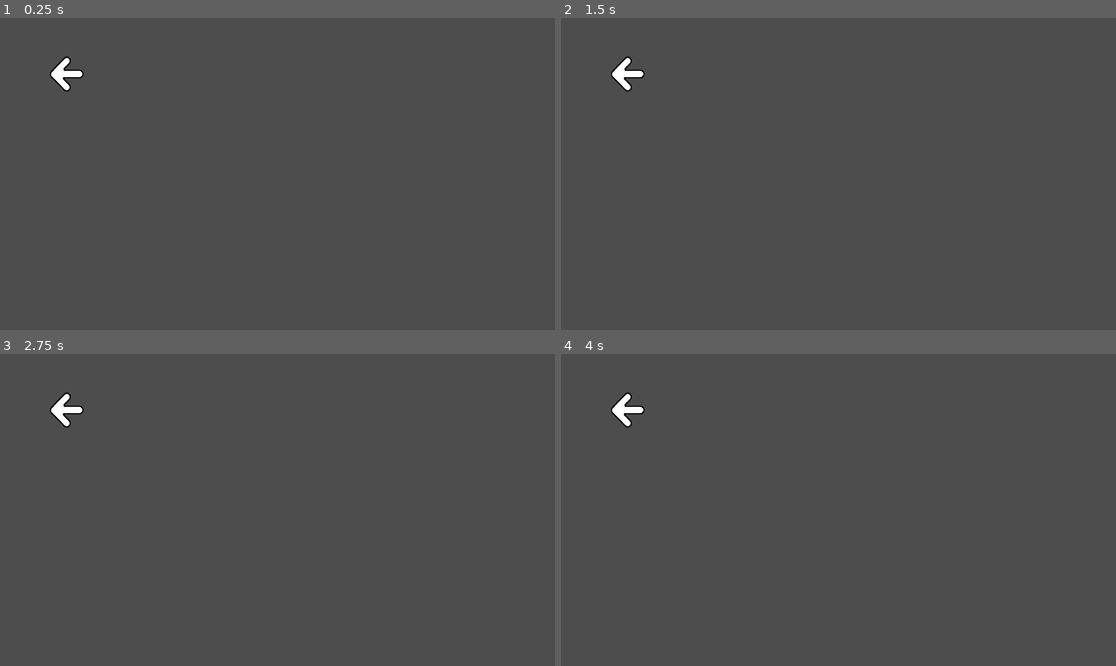
Above: before the commit, frames 1-4 (two rows, left to right).
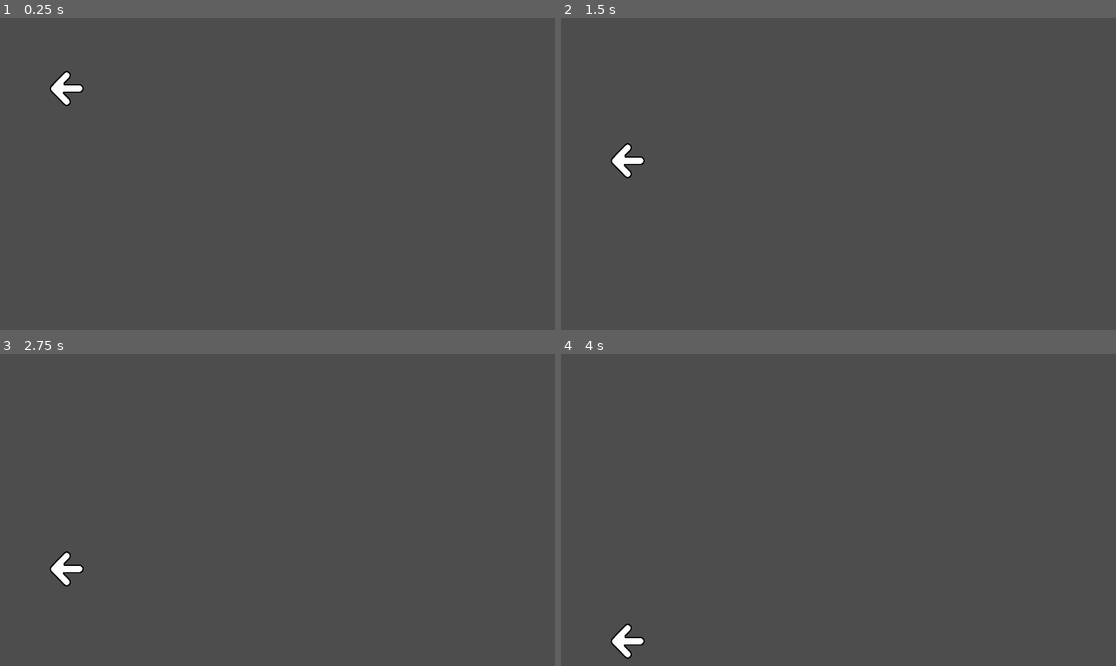
Above: after the commit, the same moments.

Repository: FrankyTheCatt/ArkadiaRhythm
Game: Godot game, scene res://area_2d.tscn
The game is run twice, just before and just after one commit, with the same random seed, the same clock (stepped at 60 frames per second) and the same inputs.
Inputs:
- Up to frame 1 (0.25 s): no input
- Up to frame 2 (1.5 s): hold Right 0.53-1.28 s; hold Down from 1.28 s (still down)
- Up to frame 3 (2.75 s): release Down at 2.03 s; hold Right from 2.03 s (still down)
- Up to frame 4 (4 s): release Right at 2.78 s; hold Up 2.78-3.53 s; hold Left from 3.53 s (still down)

The runs differ from the first frame. In frame 1, 0.5% of the frame differs, in the area x 9-16%, y 12-29%; in frame 2, 0.6%, in the area x 9-16%, y 12-52%; in frame 3, 0.6%; in frame 4, 0.6%.
Error before the commit: Parse Error: Expected opening "(" after function name. (res://carriles.gd:11)

Commit message:
flechitas con gravedad y posiciones

Diff:
--- a/area_2d.tscn
+++ b/area_2d.tscn
@@ -6,7 +6,7 @@
 [sub_resource type="CircleShape2D" id="CircleShape2D_1xujf"]
 radius = 37.1214
 
-[node name="Area2D" type="Area2D"]
+[node name="KeyObject" type="Area2D"]
 script = ExtResource("1_rp28q")
 
 [node name="CollisionShape2D" type="CollisionShape2D" parent="."]
@@ -17,3 +17,6 @@
 position = Vector2(135, 115)
 scale = Vector2(0.345703, 0.357422)
 texture = ExtResource("2_8cem4")
+
+[connection signal="area_entered" from="." to="." method="_on_area_entered"]
+[connection signal="area_exited" from="." to="." method="_on_area_exited"]
--- a/carriles.gd
+++ b/carriles.gd
@@ -1,18 +1,37 @@
 extends Area2D
 
 const gravedad = 120
-
+var esta_dentro = false;
+var selected_Key = 0
 
 #Hace que la letra caiga
 func _process(delta):
 	position.y += gravedad * delta
+	if esta_dentro:
+		if Input.is_key_pressed(selected_Key):
+			print("debug=> Qué bien!")
+			queue_free()
 
-#Detecta un área si hay una cosa dentro
-func _on
+func spawn(key:int, pos:Vector2)->void:
+	position = pos
+	match key:
+		0:
+			selected_Key = KEY_LEFT
+			rotation_degrees = 0
+		1:
+			selected_Key = KEY_RIGHT
+			rotation_degrees = 180
+		2:
+			selected_Key = KEY_UP
+			rotation_degrees = 90
+		3:
+			selected_Key = KEY_DOWN
+			rotation_degrees = -90
 
+#Detecta un objeto si entra al área
 func _on_area_entered(area: Area2D) -> void:
-	pass # Replace with function body.
+	esta_dentro = true
 
-
+#Detecta un objeto si sale del área
 func _on_area_exited(area: Area2D) -> void:
-	pass # Replace with function body.
+	esta_dentro = false
